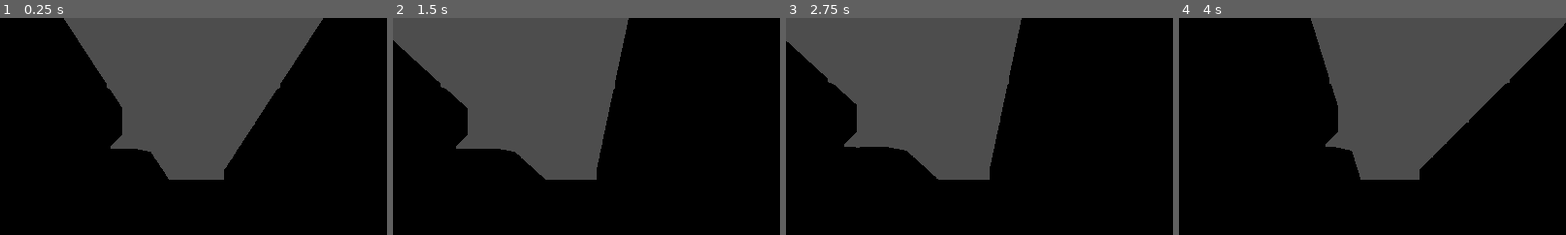
Above: before the commit, frames 1-4 (left to right).
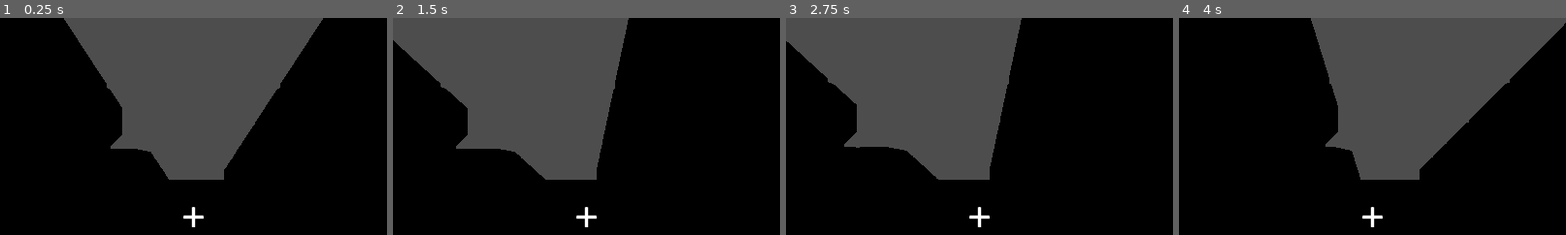
Above: after the commit, the same moments.

Repository: shionn/DungeonsOfWhisperia
Game: Godot game, scene res://World.tscn
The game is run twice, just before and just after one commit, with the same random seed, the same clock (stepped at 60 frames per second) and the same inputs. Before the commit the project starts from res://Dungeon0.tscn.
Inputs (mouse positions are % of the whole screen's width and height, from its top left):
- Up to frame 1 (0.25 s): no input
- Up to frame 2 (1.5 s): tap Enter at 0.5 s; move the mouse to (72, 45) at 0.52 s; hold D (move_right) 0.53-1.25 s; click (72, 45) at 0.6 s; tap Space at 1.25 s; drag from (30, 55) to (45, 70) at 1.27 s
- Up to frame 3 (2.75 s): tap Enter at 2 s; move the mouse to (60, 28) at 2.02 s; hold D (move_right) from 2.03 s (still down); tap W (move_front) at 2.1 s; click (60, 28) at 2.17 s
- Up to frame 4 (4 s): release D (move_right) at 2.75 s; tap Space at 2.75 s; drag from (45, 70) to (20, 35) at 2.77 s; tap Enter at 3.5 s; move the mouse to (80, 65) at 3.52 s; hold A (move_left) from 3.53 s (still down); hold Right mouse button (move_camera) from 3.53 s (still down); click (80, 65) at 3.67 s
The pictures show only the part of the screen within x 25-75%, y 4-54%; the shares and areas given below are measured in that part.

The runs differ from the first frame. In frame 1, 0.2% of the frame differs, in the area x 47-53%, y 87-97%; in frame 2, 0.2%; in frame 3, 0.2%; in frame 4, 0.2%.

Commit message:
Mouse mode

Diff:
--- a/GameInit.gd
+++ b/GameInit.gd
@@ -6,6 +6,7 @@
 @onready var can_drop = load("res://assets/kenney/cursor-pack/hand_open.png")
 
 func _ready() -> void:
+	Input.mouse_mode = Input.MOUSE_MODE_CAPTURED
 	Input.set_custom_mouse_cursor(cursor, Input.CURSOR_ARROW)
 	Input.set_custom_mouse_cursor(point_hand, Input.CURSOR_POINTING_HAND)
 	Input.set_custom_mouse_cursor(drag, Input.CURSOR_DRAG)
--- a/Gui.tscn
+++ /dev/null
@@ -1,9 +0,0 @@
-[gd_scene format=3 uid="uid://dpbieqlycbivt"]
-
-[node name="Gui" type="Control" unique_id=679884730]
-layout_mode = 3
-anchors_preset = 15
-anchor_right = 1.0
-anchor_bottom = 1.0
-grow_horizontal = 2
-grow_vertical = 2
--- a/World.tscn
+++ b/World.tscn
@@ -2,7 +2,7 @@
 
 [ext_resource type="Script" uid="uid://cudoi1kpvpwh0" path="res://GameInit.gd" id="1_bcbcq"]
 [ext_resource type="PackedScene" uid="uid://biry1imi3i5lg" path="res://Dungeon0.tscn" id="1_c6gwx"]
-[ext_resource type="PackedScene" uid="uid://dpbieqlycbivt" path="res://Gui.tscn" id="2_2dftf"]
+[ext_resource type="PackedScene" uid="uid://dpbieqlycbivt" path="res://gui/Gui.tscn" id="2_2dftf"]
 
 [node name="World" type="Node3D" unique_id=1017407997]
 script = ExtResource("1_bcbcq")
@@ -10,3 +10,4 @@
 [node name="Dungeon01" parent="." unique_id=266448183 instance=ExtResource("1_c6gwx")]
 
 [node name="Gui" parent="." unique_id=679884730 instance=ExtResource("2_2dftf")]
+mouse_filter = 2
--- /dev/null
+++ b/gui/Gui.tscn
@@ -0,0 +1,28 @@
+[gd_scene format=3 uid="uid://dpbieqlycbivt"]
+
+[ext_resource type="Texture2D" uid="uid://brsj54noj8ouj" path="res://assets/kenney/cursor-pack/line_cross.png" id="1_oerka"]
+[ext_resource type="Script" uid="uid://d2auu0tiunlbj" path="res://gui/center_cursor.gd" id="2_5kbtw"]
+
+[node name="Gui" type="Control" unique_id=679884730]
+layout_mode = 3
+anchors_preset = 15
+anchor_right = 1.0
+anchor_bottom = 1.0
+grow_horizontal = 2
+grow_vertical = 2
+
+[node name="CenterCursor" type="TextureRect" parent="." unique_id=1777142092]
+layout_mode = 1
+anchors_preset = 8
+anchor_left = 0.5
+anchor_top = 0.5
+anchor_right = 0.5
+anchor_bottom = 0.5
+offset_left = -20.0
+offset_top = -20.0
+offset_right = 20.0
+offset_bottom = 20.0
+grow_horizontal = 2
+grow_vertical = 2
+texture = ExtResource("1_oerka")
+script = ExtResource("2_5kbtw")
--- /dev/null
+++ b/gui/center_cursor.gd
@@ -0,0 +1,4 @@
+extends TextureRect
+
+func _physics_process(delta: float) -> void:
+	visible = Input.mouse_mode == Input.MOUSE_MODE_CAPTURED
--- a/project.godot
+++ b/project.godot
@@ -11,7 +11,7 @@
 [application]
 
 config/name="DungeonsOfWhisperia"
-run/main_scene="uid://biry1imi3i5lg"
+run/main_scene="uid://chj6or7vh11ry"
 config/features=PackedStringArray("4.6", "Forward Plus")
 config/icon="res://icon.svg"
 
Not shown: 1 places in Game.tscn that only renumber resources
Not shown, added: gui/center_cursor.gd.uid
